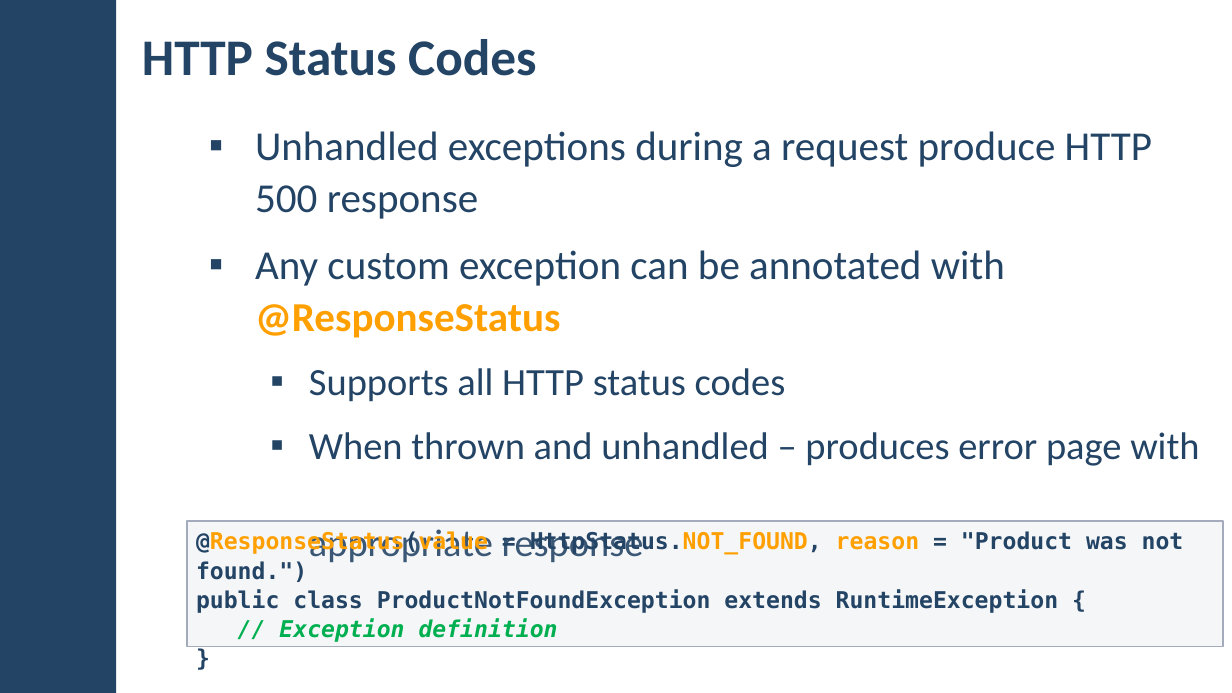
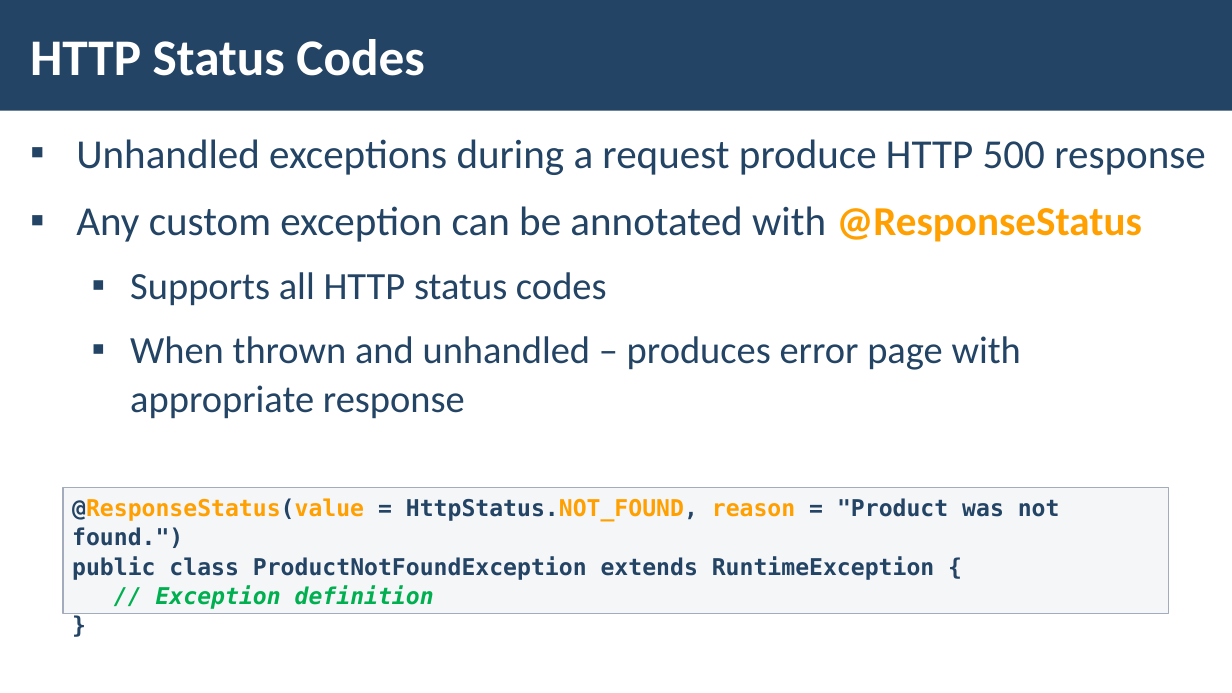
Before and after one commit to pnkosev/java-spring, a slide deck: slide 8 of ++presentations/05. Java-MVC-Frameworks-Error-Handling.pptx. Drawn at 1232x693 pixels with LibreOffice and Linux fonts; fonts in the diff are those of the drawing; background and template pictures are left out. Boxes give left, top, right and bottom in pixels: in the first picture for what was removed or moved away, otherwise in the second. Text is boxed around its words. In the diff, an @@ line names an element or a change of style, - is before the commit and + after.

Commit message:
Adding error handling

```diff
--- a/++presentations/05. Java-MVC-Frameworks-Error-Handling.pptx
+++ b/++presentations/05. Java-MVC-Frameworks-Error-Handling.pptx
@@ rectangle removed at [0, 0, 116, 693] @@
@@ rectangle added at [0, 0, 1232, 111], fill #234465 @@
@@ title "HTTP Status Codes": place and size @@
-title "HTTP Status Codes" at [142, 39, 536, 76]
+title "HTTP Status Codes" at [30, 39, 424, 76]
@@ title "HTTP Status Codes" at [30, 39, 424, 76]: text colour #234465 to #FFFFFF @@
@@ text "Unhandled exceptions during a request ..." rewrapped from [255, 131, 1199, 562] to [76, 139, 1206, 419] @@
@@ rectangle "@ResponseStatus(value = HttpStatus.NOT_FOUND, reason = ...": place and size @@
-rectangle "@ResponseStatus(value = HttpStatus.NOT_FOUND, reason = ..." at [187, 521, 1223, 647]
+rectangle "@ResponseStatus(value = HttpStatus.NOT_FOUND, reason = ..." at [63, 488, 1169, 614]
```
Also in this commit, not shown: 9 other slides changed, 2 other files.
